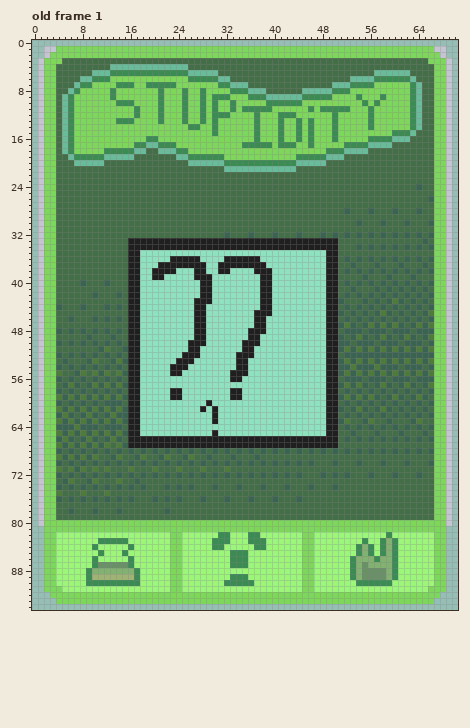
Edited in one commit: pixel-art file (dev/spritesheets/elementatlas.aseprite). The first picture shows the starting point.
71x95 pixels, 1 frame. Colours within 5 levels of each other are drawn and written as one. Shown: old frame 1. The commit also changed other frames, which this record leaves out.
Once edited:
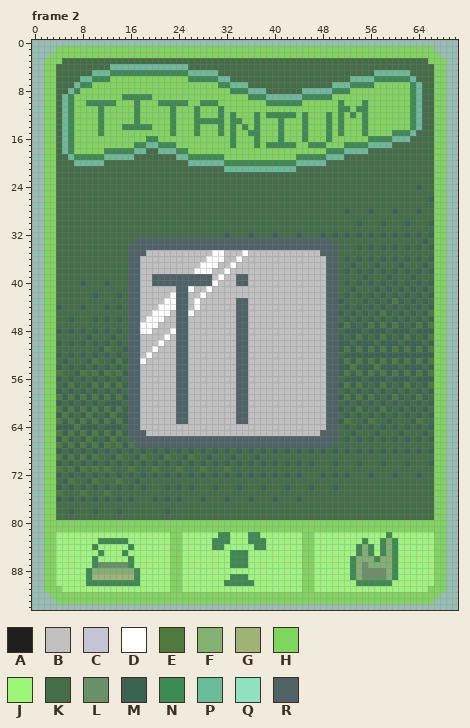
Palette (. is transparent): A #1f1f1f  B #c0c0c0  C #c3c5d2  D #ffffff  E #4e7b3c  F #82b171  G #9fb374  H #7dd75a  J #9cf778  K #446e48  L #6a9068  M #3a6352  N #3a8c52  P #68bc9a  Q #8ee2c0  R #4f6367
A new or re-ordered frame is compared with the old frame closest to it.
Diff:
frames 1 -> 5
Changed rows in their new state; - is an unchanged pixel.
Frame 2 is new; against old frame 1, layers "Layer 4", "Layer 3", "Layer 1":
first column x 1:
 1 -..---------------------------------------------------------------..-
 2 -.-----------------------------------------------------------------.-
 3 .-------------------------------------------------------------------.
 4 .-------------------------------------------------------------------.
 5 .-------------------------------------------------------------------.
 6 .-------------------------------------------------------------------.
 7 .------------HHH--HHHHH---------------------------------------------.
 8 .-----------H-------H---H--H----------------------------------------.
 9 .-----------H-NNNNN-H---H--H-HHH---------------------H---H----------.
10 .-------NNNNNHHHN----NNN----N---H-----------------N-----H-----------.
11 .---------N---------H-N-H-NH-HN-H-HHHHH------H-HHH---NNH------------.
12 .---------N---------H-N-H-NH-H-HN-----NN----N---NHN-N-NH------------.
13 .---------N--HHHN---H-N-H-N-N-N-NN---------HNH--NHN---NH------------.
14 .---------N---NNNNN---N--H---HN-N-N--------HNH--NHN---NH------------.
15 .---------N-----------N---N--HN-N--N-------HNH--NHN---N-------------.
16 .-------------------------------N----------HNH--NH------------------.
17 .-------------------------------N-HH-H-N------NN--------------------.
18 .-------------------------------------------------------------------.
19 .-------------------------------------------------------------------.
20 .-------------------------------------------------------------------.
21 .-------------------------------------------------------------------.
22 .-------------------------------------------------------------------.
23 .-------------------------------------------------------------------.
24 .-------------------------------------------------------------------.
25 .-------------------------------------------------------------------.
26 .-------------------------------------------------------------------.
27 .-------------------------------------------------------------------.
28 .-------------------------------------------------------------------.
29 .-------------------------------------------------------------------.
30 .-------------------------------------------------------------------.
31 .-------------------------------------------------------------------.
32 .-------------------------------------------------------------------.
33 .--------------KRRRRRRRRRRRRRRRRRRRRRRRRRRRRRRRRRK------------------.
34 .--------------RRRRRRRRRRRRRRRRRRRRRRRRRRRRRRRRRRR------------------.
35 .--------------RRRBBBBBBBBBBBDDBBBDBBBBBBBBBBBBRRR------------------.
36 .--------------RRBBBBBBBBBBBDDDBBDBBBBBBBBBBBBBBRR------------------.
37 .--------------RRBBBBBBBBBBDDDBBDBBBBBBBBBBBBBBBRR------------------.
38 .--------------RRBBBBBBBBBDDDBBDBBBBBBBBBBBBBBBBRR------------------.
39 .--------------RRBBRRRRRRRRRRBDBBRRBBBBBBBBBBBBBRR------------------.
40 .--------------RRBBRRRRRRRRRRDBBBRRBBBBBBBBBBBBBRR------------------.
41 .--------------RRBBBBBBRRDBBDBBBBBBBBBBBBBBBBBBBRR------------------.
42 .--------------RRBBBBBDRRBBDBBBBBBBBBBBBBBBBBBBBRR------------------.
43 .--------------RRBBBBDDRRBDBBBBBBRRBBBBBBBBBBBBBRR------------------.
44 .--------------RRBBBDDDRRBDBBBBBBRRBBBBBBBBBBBBBRR------------------.
45 .--------------RRBBDDDBRRDBBBBBBBRRBBBBBBBBBBBBBRR------------------.
46 .--------------RRBDDDBBRRBBBBBBBBRRBBBBBBBBBBBBBRR------------------.
47 .--------------RRDDDBBBRRBBBBBBBBRRBBBBBBBBBBBBBRR------------------.
48 .--------------RRDDBBBDRRBBBBBBBBRRBBBBBBBBBBBBBRR------------------.
49 .--------------RRBBBBDBRRBBBBBBBBRRBBBBBBBBBBBBBRR------------------.
50 .--------------RRBBBDBBRRBBBBBBBBRRBBBBBBBBBBBBBRR------------------.
51 .--------------RRBBDBBBRRBBBBBBBBRRBBBBBBBBBBBBBRR------------------.
52 .--------------RRBDBBBBRRBBBBBBBBRRBBBBBBBBBBBBBRR------------------.
53 .--------------RRDBBBBBRRBBBBBBBBRRBBBBBBBBBBBBBRR------------------.
54 .--------------RRBBBBBBRRBBBBBBBBRRBBBBBBBBBBBBBRR------------------.
55 .--------------RRBBBBBBRRBBBBBBBBRRBBBBBBBBBBBBBRR------------------.
56 .--------------RRBBBBBBRRBBBBBBBBRRBBBBBBBBBBBBBRR------------------.
57 .--------------RRBBBBBBRRBBBBBBBBRRBBBBBBBBBBBBBRR------------------.
58 .--------------RRBBBBBBRRBBBBBBBBRRBBBBBBBBBBBBBRR------------------.
59 .--------------RRBBBBBBRRBBBBBBBBRRBBBBBBBBBBBBBRR------------------.
60 .--------------RRBBBBBBRRBBBBBBBBRRBBBBBBBBBBBBBRR------------------.
61 .--------------RRBBBBBBRRBBBBBBBBRRBBBBBBBBBBBBBRR------------------.
62 .--------------RRBBBBBBRRBBBBBBBBRRBBBBBBBBBBBBBRR------------------.
63 .--------------RRBBBBBBRRBBBBBBBBRRBBBBBBBBBBBBBRR------------------.
64 .--------------RRBBBBBBBBBBBBBBBBBBBBBBBBBBBBBBBRR------------------.
65 .--------------RRRBBBBBBBBBBBBBBBBBBBBBBBBBBBBBRRR------------------.
66 .--------------RRRRRRRRRRRRRRRRRRRRRRRRRRRRRRRRRRR------------------.
67 .--------------ERRRRRRRRRRRRRRRRRRRRRRRRRRRRRRRRRK------------------.
68 .-------------------------------------------------------------------.
69 .-------------------------------------------------------------------.
70 .-------------------------------------------------------------------.
71 .-------------------------------------------------------------------.
72 .-------------------------------------------------------------------.
73 .-------------------------------------------------------------------.
74 .-------------------------------------------------------------------.
75 .-------------------------------------------------------------------.
76 .-------------------------------------------------------------------.
77 .-------------------------------------------------------------------.
78 .-------------------------------------------------------------------.
79 .-------------------------------------------------------------------.
80 .-------------------------------------------------------------------.
Pixel boxes of the changes (left, top, right, bottom) in both pictures:
erased: (38, 46, 56, 526)
erased: (434, 46, 452, 526)
changed: (86, 82, 386, 148)
changed: (128, 238, 338, 448)
